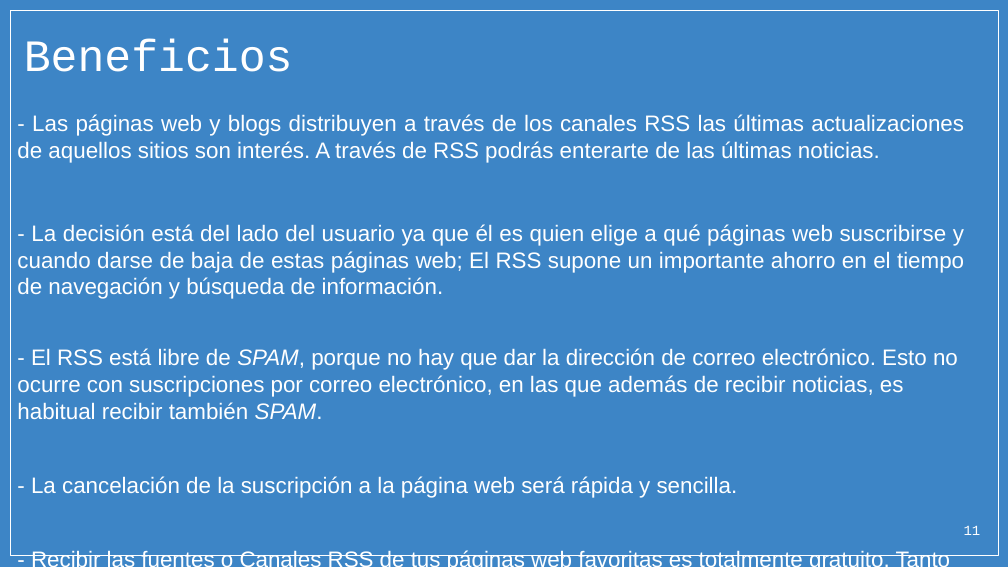
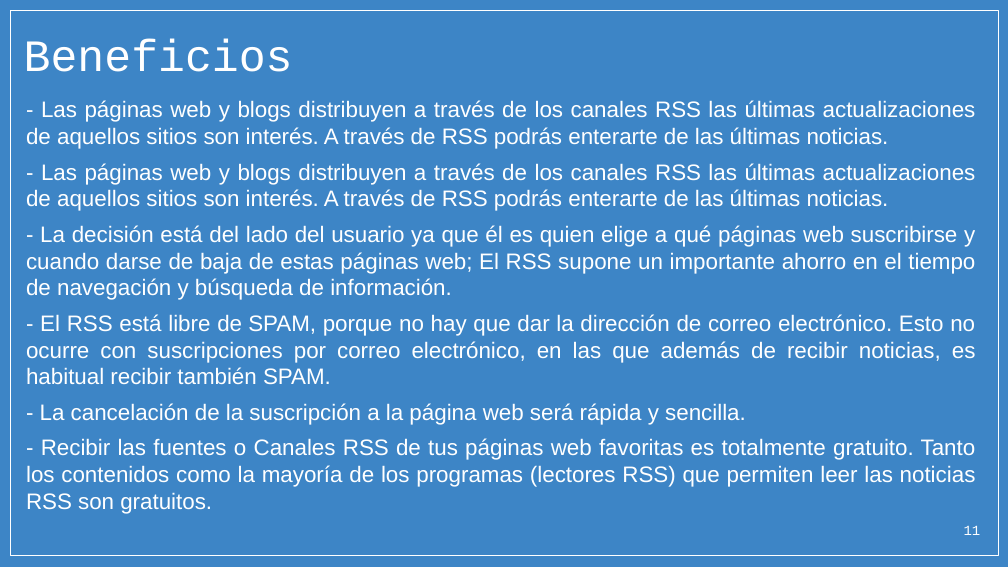
Before and after one commit to micarsan/DAW1-CSS_Avanzado, a slide deck: slide 11 of xml/PARTE_1_STORY_01_Y_02_XML_y_RSS.pptx. Drawn at 1008x567 pixels with LibreOffice and Linux fonts; fonts in the diff are those of the drawing; background and template pictures are left out. Boxes give left, top, right and bottom in pixels: in the first picture for what was removed or moved away, otherwise in the second. Text is boxed around its words. In the diff, an @@ line names an element or a change of style, - is before the commit and + after.

```diff
--- a/xml/PARTE_1_STORY_01_Y_02_XML_y_RSS.pptx
+++ b/xml/PARTE_1_STORY_01_Y_02_XML_y_RSS.pptx
@@ rectangle at (10, 11, 998, 556): outline #FFFFFF 0.75 pt to #FFFFFF 0.74 pt @@
@@ text "- Las páginas web y ...": place and size @@
-text "- Las páginas web y ..." at (17, 114, 964, 498)
+text "- Las páginas web y ..." at (26, 100, 976, 487)
@@ text at (26, 100, 976, 149): paragraph added @@
+- Las páginas web y blogs distribuyen a través de los canales RSS las últimas actualizaciones de aquellos sitios son interés. A través de RSS podrás enterarte de las últimas noticias.
@@ text at (26, 163, 976, 300): bullet ▪ to none @@
@@ text at (26, 314, 976, 487): text changed @@
-▪ - El RSS está libre de SPAM, porque no hay que dar la dirección de correo electrónico. Esto no ocurre con suscripciones por correo electrónico, en las que además de recibir noticias, es habitual recibir también SPAM.
-  - La cancelación de la suscripción a la página web será rápida y sencilla.
-  - Recibir las fuentes o Canales RSS de tus páginas web favoritas es totalmente gratuito. Tanto los contenidos como la mayoría de los programas (lectores RSS) que permiten leer las noticias RSS son gratuitos.
+- El RSS está libre de SPAM, porque no hay que dar la dirección de correo electrónico. Esto no ocurre con suscripciones por correo electrónico, en las que además de recibir noticias, es habitual recibir también SPAM.
+- La cancelación de la suscripción a la página web será rápida y sencilla.
+- Recibir las fuentes o Canales RSS de tus páginas web favoritas es totalmente gratuito. Tanto los contenidos como la mayoría de los programas (lectores RSS) que permiten leer las noticias RSS son gratuitos.
```
Also in this commit, not shown: 23 other slides changed.
